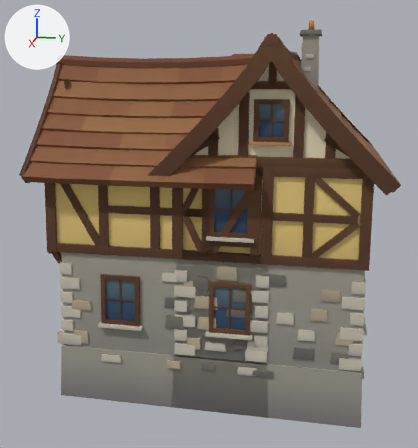
An edit to the Blender file assets/houses/house_04_farmhouse.blend, drawn before and after from the same camera.
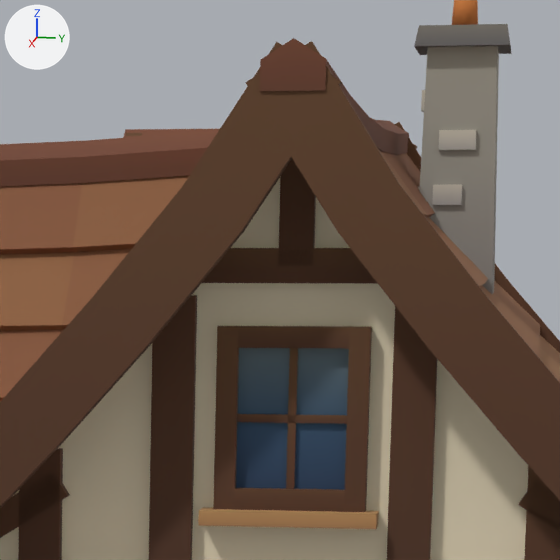
The first picture shows the older version from a camera (50 mm lens) standing at (65.5, 4.7, 27.8) and looking at (1.6, -8.1, 11.8). The close-ups show the older and then the newer version on the part from 49% to 80% of the width and 5% to 34% of the height of that picture. Only the edits that show in the close-ups are written down. Every picture has the same lights, and +X, +Y and +Z are marked at upper left.

Script lines for the objects in view, before the commit:
```python
me_house_04_farmhouse = bpy.data.meshes.new('house_04_farmhouse')
me_house_04_farmhouse.from_pydata(...)  # 5372 vertices, 3841 faces; spans x -16.0..16.6, y -23.6..11.1, z -4.0..34.9
me_house_04_farmhouse.materials.append(mat_villagepalette)  # picture img_village_palette_png
# before: 2656 (14.3, -2.4, 27.2), 2657 (14.3, 2.4, 27.2), 2658 (14.3, 2.4, 27.8), 2659 (14.3, -2.4, 27.8), 2660 (14.0, -2.4, 27.2)
# before: 2661 (14.0, 2.4, 27.2), 2662 (14.0, 2.4, 27.8), 2663 (14.0, -2.4, 27.8), 2664 (14.3, 0.3, 27.5) at pixel (312, 265), 2667 (14.3, -0.3, 27.5) at pixel (278, 265)
# before: 2668 (14.0, 0.3, 27.5), 2671 (14.0, -0.3, 27.5)
# before: 5080 (-7.7, 1.8, 29.0), 5081 (-7.5, 1.8, 29.0) at pixel (432, 204), 5082 (-7.5, 2.5, 29.0) at pixel (461, 204), 5083 (-7.7, 2.5, 29.0), 5084 (-7.7, 1.8, 29.6)
# before: 5085 (-7.5, 1.8, 29.6) at pixel (433, 184), 5086 (-7.5, 2.5, 29.6) at pixel (461, 184), 5087 (-7.7, 2.5, 29.6), 5088 (-9.0, 1.3, 31.6) at pixel (422, 112), 5089 (-8.1, 1.3, 31.6) at pixel (421, 110)
# before: 5090 (-8.1, 1.5, 31.6), 5091 (-9.0, 1.5, 31.6), 5092 (-9.0, 1.3, 32.1), 5093 (-8.1, 1.3, 32.1) at pixel (421, 90), 5094 (-8.1, 1.5, 32.1)
# before: 5095 (-9.0, 1.5, 32.1), 5096 (-10.5, 1.9, 28.8), 5097 (-10.3, 1.9, 28.8), 5098 (-10.3, 2.9, 28.8), 5099 (-10.5, 2.9, 28.8)
# before: 5100 (-10.5, 1.9, 29.4), 5101 (-10.3, 1.9, 29.4), 5102 (-10.3, 2.9, 29.4), 5103 (-10.5, 2.9, 29.4)
ob_house_04_farmhouse = bpy.data.objects.new('house_04_farmhouse', me_house_04_farmhouse)
ob_house_04_farmhouse.location = (0.0, 0.0, 0.0)
```
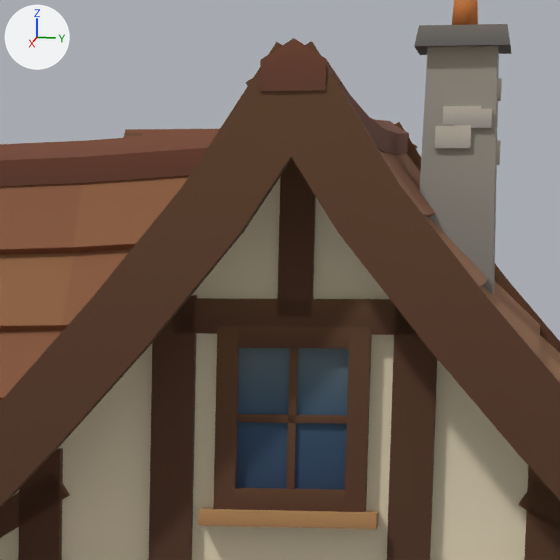
Diff of the bpy script that builds the scene:
```diff
--- a/assets/houses/house_04_farmhouse.blend.py
+++ b/assets/houses/house_04_farmhouse.blend.py
@@ me_house_04_farmhouse @@
 # verts and faces of me_house_04_farmhouse; kept vertices keep their numbers, new ones are numbered from 5372
-me_house_04_farmhouse.from_pydata(...)  # 5372 vertices, 3841 faces; spans x -16.0..16.6, y -23.6..11.1, z -4.0..34.9
+me_house_04_farmhouse.from_pydata(...)  # 5356 vertices, 3831 faces; spans x -16.0..16.6, y -23.6..11.1, z -4.0..34.9
+# me_house_04_farmhouse part 1: the loose piece of 8 vertices spanning x -9.4..-8.2, y 1.3..1.5, z 29.1..29.5 is moved by (-0.2, 2.0, 2.9)
+# me_house_04_farmhouse part 2: a new loose piece, a box spanning x -9.65..-8.9, y 3.31..3.51, z 30.14..30.79, in mat_villagepalette (picture img_village_palette_png)
+# me_house_04_farmhouse part 3
+for i in [2658, 2659, 2662, 2663]: verts[i] += (0.0, 0.0, -0.9)
+for i in [2660, 2661, 2664, 2667, 2668, 2671]: verts[i] += (0.0, 0.0, -1.0)
+verts[2656] = (14.4, -2.4, 26.2)  # moved, pixel (173, 333)
+verts[2657] = (14.4, 2.4, 26.2)  # moved, pixel (415, 334)
+# me_house_04_farmhouse part 4
+verts[5080] = (-7.8, 1.9, 31.2)  # moved
+verts[5081] = (-7.6, 1.9, 31.2)  # moved, pixel (442, 124)
+verts[5082] = (-7.6, 3.0, 31.2)  # moved, pixel (480, 124)
+verts[5083] = (-7.8, 3.0, 31.2)  # moved
+verts[5084] = (-7.8, 1.9, 31.7)  # moved
+verts[5085] = (-7.6, 1.9, 31.7)  # moved, pixel (443, 106)
+verts[5086] = (-7.6, 3.0, 31.7)  # moved, pixel (481, 105)
+verts[5087] = (-7.8, 3.0, 31.7)  # moved
+verts[5088] = (-7.7, 1.8, 30.5)  # moved
+verts[5089] = (-7.5, 1.8, 30.5)  # moved, pixel (434, 148)
+verts[5090] = (-7.5, 2.7, 30.5)  # moved, pixel (470, 148)
+verts[5091] = (-7.7, 2.7, 30.5)  # moved
+verts[5092] = (-7.7, 1.8, 31.1)  # moved
+verts[5093] = (-7.5, 1.8, 31.1)  # moved, pixel (435, 125)
+verts[5094] = (-7.5, 2.7, 31.1)  # moved, pixel (471, 125)
+verts[5095] = (-7.7, 2.7, 31.1)  # moved
+verts[5096] = (-7.7, 2.2, 31.1)  # moved
+verts[5097] = (-7.5, 2.2, 31.1)  # moved, pixel (453, 128)
+verts[5098] = (-7.5, 3.3, 31.1)  # moved, pixel (491, 127)
+verts[5099] = (-7.7, 3.3, 31.1)  # moved
+verts[5100] = (-7.7, 2.2, 31.6)  # moved
+verts[5101] = (-7.5, 2.2, 31.6)  # moved, pixel (454, 109)
+verts[5102] = (-7.5, 3.3, 31.6)  # moved, pixel (492, 108)
+verts[5103] = (-7.7, 3.3, 31.6)  # moved
+# other edits to the shape of me_house_04_farmhouse do not show in these pictures
 me_house_04_farmhouse.materials.append(mat_villagepalette)
```

Changed parts and their boxes [x1, y1, x2, y2] in the close-ups (560 x 560 px; the box of a moved part takes in the faces that stretch with it):
part 1 of me_house_04_farmhouse, moved or reshaped (not visible before): after [497, 78, 502, 101]
part 2 of me_house_04_farmhouse, added: after [496, 140, 501, 165]
part 3 of me_house_04_farmhouse, moved or reshaped: before [202, 159, 377, 283]; after [174, 159, 416, 335]
part 4 of me_house_04_farmhouse, moved or reshaped: before [421, 90, 462, 205]; after [435, 106, 492, 149]
